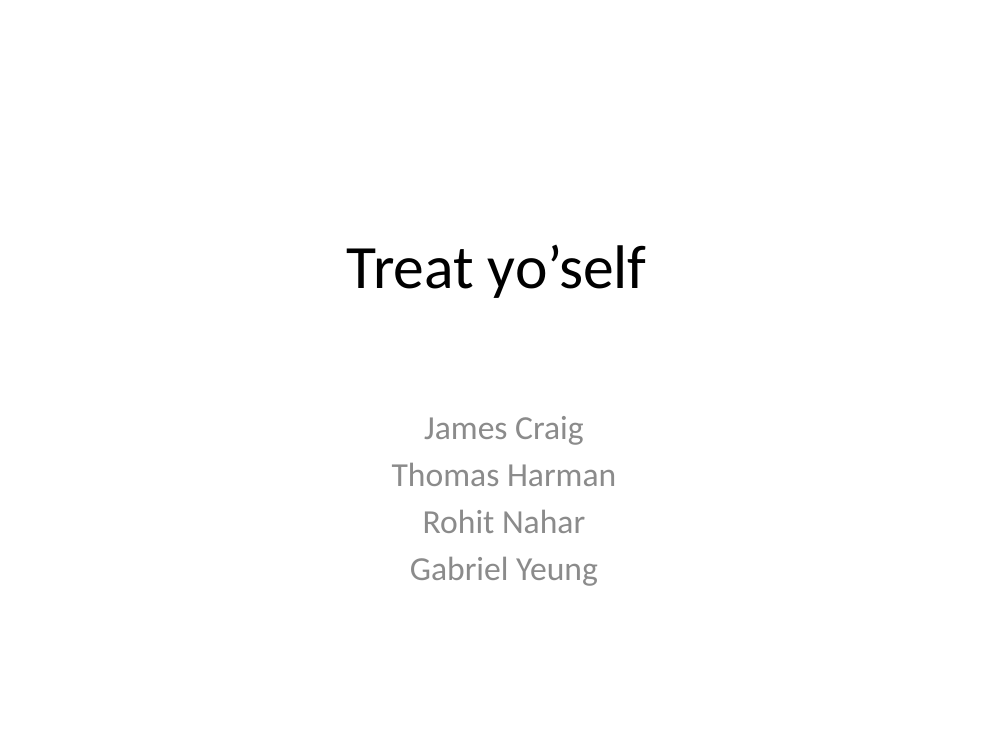
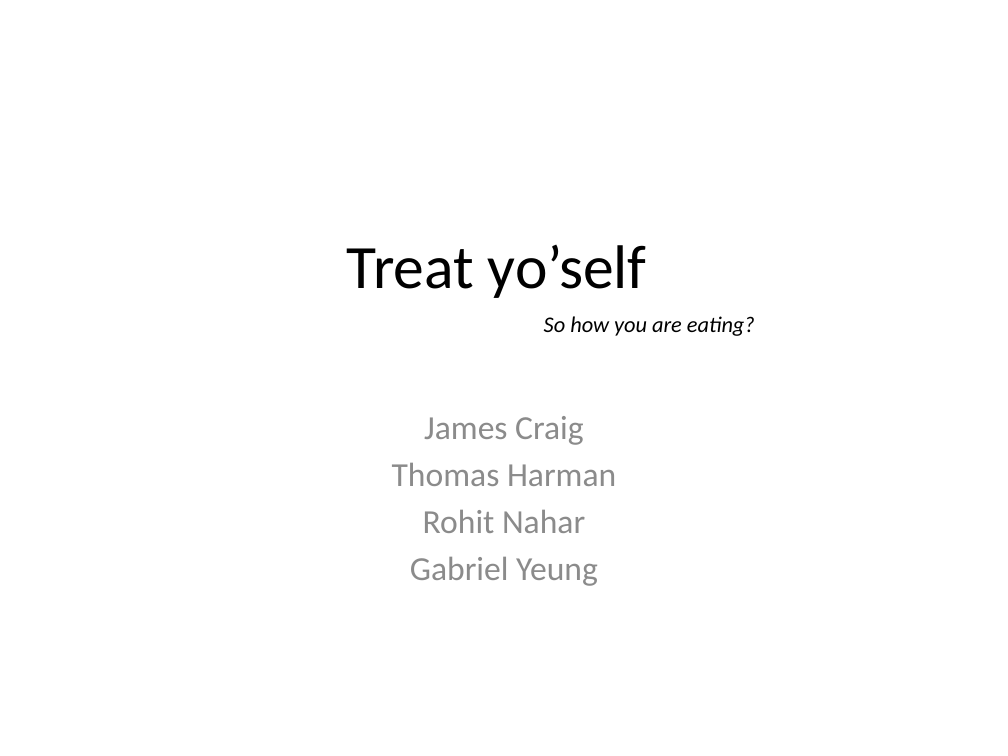
Before and after one commit to gabrielyeung/workshop, a slide deck: slide 1 of www/docs/treatyoself.pptx. Drawn at 1008x756 pixels with LibreOffice and Linux fonts; fonts in the diff are those of the drawing. Boxes give left, top, right and bottom in pixels: in the first picture for what was removed or moved away, otherwise in the second. Text is boxed around its words. In the diff, an @@ line names an element or a change of style, - is before the commit and + after.

Commit message:
Updated ppt

```diff
--- a/www/docs/treatyoself.pptx
+++ b/www/docs/treatyoself.pptx
@@ text added at [544, 316, 755, 336], 16 pt, text #000000, italic @@
+So how you are eating?
```
Also in this commit, not shown: 8 slides added.
